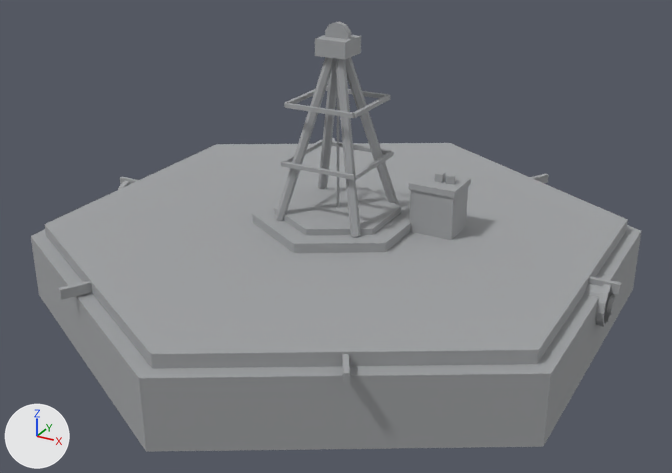
One commit to the glTF model buildings/resonance_harvester/resonance_harvester_s1_100.glb: the scene before it, then after it.
Both versions are drawn from a 50 mm camera at (2.62, -4.79, 2.79) aimed at (0.07, -0.16, 0.48). Arrows for +X, +Y and +Z are at lower left; the lights stay in place. The first picture is the older version. Vertices at exactly the same position are counted once.

In view in the first picture: 'RH_Base'.
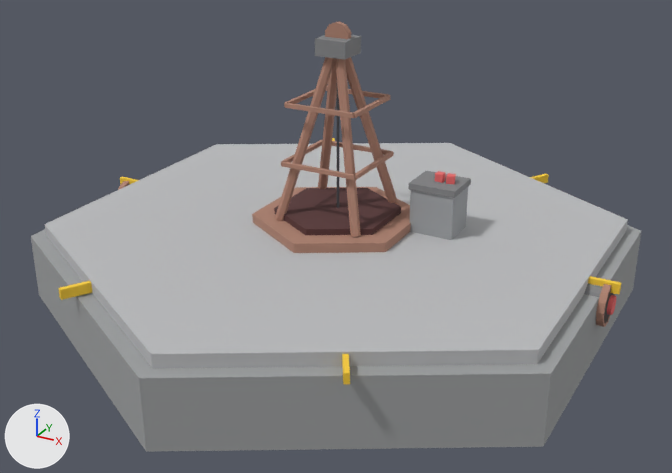
Location of each change, [x1, y1, x2, y2] in pixels of the pictures (672 x 473 px):
```json
{"part": 1, "of": "me_rh_base", "change": "recoloured", "before": [43, 35, 629, 388], "after": [43, 35, 629, 388]}
{"part": 2, "of": "me_rh_base", "change": "recoloured", "before": [44, 21, 628, 368], "after": [44, 21, 628, 368], "on screen": "grey to beige"}
{"part": 3, "of": "me_rh_base", "change": "recoloured", "before": [58, 138, 621, 384], "after": [58, 138, 621, 384]}
```

The change, as JSON lines over the scene's bpy script:
```json
{"block": "me_rh_base", "where": "me_rh_base.from_pydata(...)  # 676 vertices, 1140 faces; spans x -1.78..1.78, y -1.95..1.95, z 0.0..1.76"}
{"block": "me_rh_base", "where": "# used by ob_rh_base; location = (0.0, 0.0, 0.0)"}
{"block": "me_rh_base", "change": "me_rh_base part 1: 600 faces centred in x -1.73..1.73, y -1.63..1.63, z 0.0..1.67 are repainted in the vertex colours; the middle colour goes from grey #a0a2a4 to grey #828385"}
{"block": "me_rh_base", "change": "me_rh_base part 2: 356 faces centred in x -1.73..1.73, y -1.54..1.54, z 0.22..1.75 are repainted in the vertex colours; the middle colour goes from grey #a0a2a4 to beige #ae8270"}
{"block": "me_rh_base", "change": "me_rh_base part 3: 184 faces centred in x -1.78..1.78, y -1.54..1.54, z 0.3..0.87 are repainted in the vertex colours; the middle colour goes from grey #a0a2a4 to red #ed6b6b"}
```
